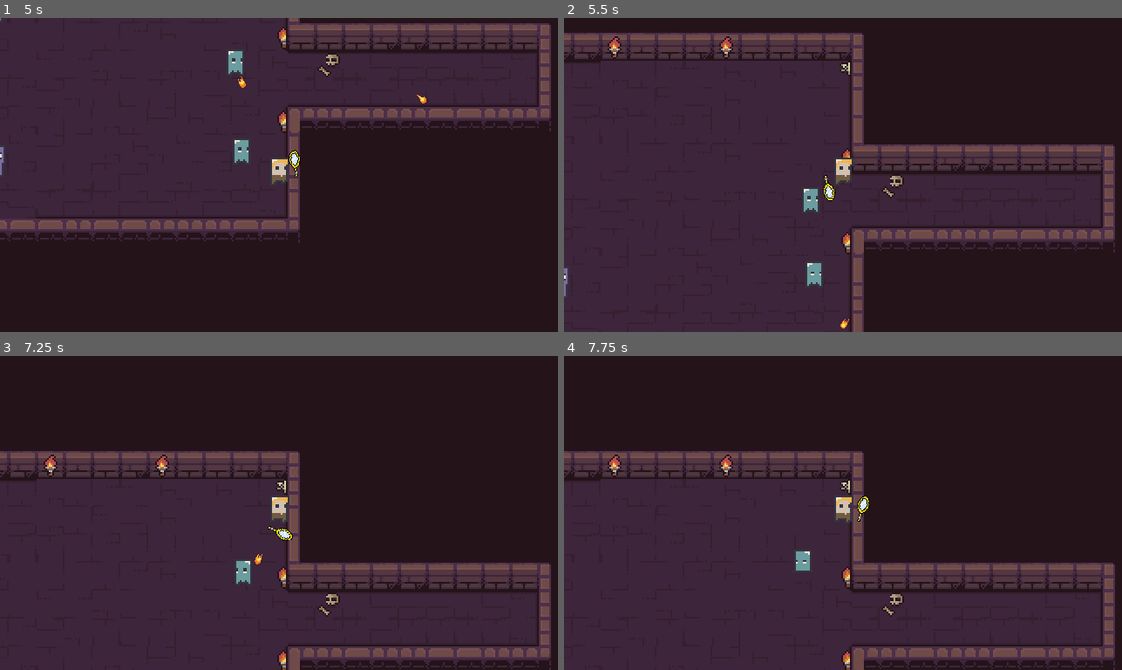
Above: before the commit, frames 1-4 (two rows, left to right).
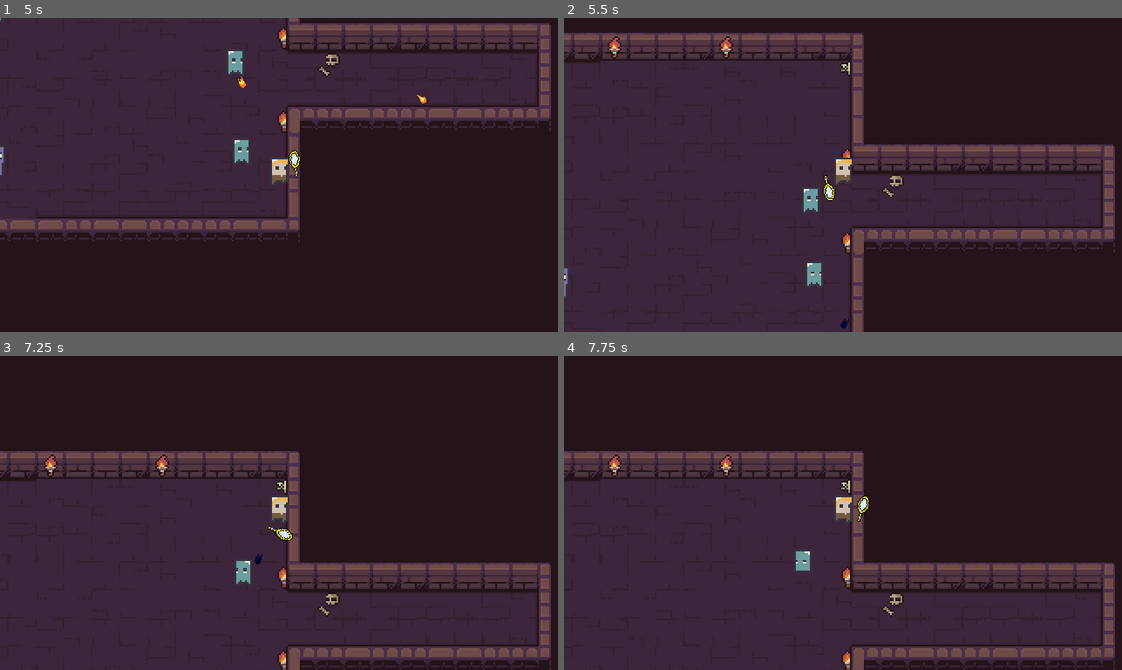
Above: after the commit, the same moments.

Repository: Z3BINI/mirror-attack
Game: Godot game, scene res://scenes/levels/level_7.tscn
The game is run twice, just before and just after one commit, with the same random seed, the same clock (stepped at 60 frames per second) and the same inputs. The project has no main scene, so this scene is started directly.
Inputs (mouse positions are in pixels of both pictures, inside the frame that each line leads up to):
- Up to frame 1 (5 s): tap Enter at 0.5, 2 s; move the mouse to (251, 237) at 0.52 s; hold W (move_up) 0.53-2.03 s; tap F (dash) at 0.6, 2.85 s; tap Space at 1.25 s; move the mouse to (446, 222) at 1.27 s; tap E (interact) at 1.35 s; move the mouse to (111, 127) at 2.02 s; hold Shift (sprint) 2.03-2.78 s; hold A (move_left) 2.03-3.53 s; move the mouse to (306, 175) at 2.77 s; move the mouse to (195, 96) at 3.52 s; hold S (move_down) 3.53-4.28 s; hold E (interact) 3.53-4.28 s; move the mouse to (401, 159) at 4.27 s; hold D (move_right) from 4.28 s (still down); tap Shift (sprint) at 4.35 s
- Up to frame 2 (5.5 s): move the mouse to (731, 190) at 5.02 s; release D (move_right) at 5.03 s; hold W (move_up) from 5.03 s (still down); tap F (dash) at 5.1 s
- Up to frame 3 (7.25 s): move the mouse to (334, 443) at 5.77 s; release W (move_up) at 5.78 s; hold D (move_right) from 5.78 s (still down); tap E (interact) at 5.85 s; move the mouse to (251, 575) at 6.52 s; hold Shift (sprint) from 6.53 s (still down)
- Up to frame 4 (7.75 s): keep holding D (move_right); move the mouse to (1010, 560) at 7.27 s; release Shift (sprint) at 7.28 s; tap F (dash) at 7.35 s

Frame 1 is identical in both runs. In frame 2, less than 0.1% of the frame differs, in the area x 49-52%, y 95-99%; in frame 3, less than 0.1%, in the area x 45-48%, y 63-67%; in frame 4, nothing differs.

Commit message:
Hot balls dont hurt player and are blue

Diff:
--- a/scripts/components/hurt_box.gd
+++ b/scripts/components/hurt_box.gd
@@ -4,6 +4,7 @@
 
 func _on_area_entered(area):
 	if (get_parent().is_in_group("enemy") and (!area.is_hot or get_parent().vanish_immunity)): return
+	if (get_parent().name == "Player" and area.is_hot): return
 	take_dmg(area.DMG_AMOUNT, area.global_position)
 	area.get_parent().queue_free()
 
--- a/scripts/projectiles/fire_ball.gd
+++ b/scripts/projectiles/fire_ball.gd
@@ -26,6 +26,7 @@
 func _on_body_entered(body):
 	bounce_counter += 1
 	if body.name == "ReflectDetect":
+		modulate = Color(0, 0, 1, 1)
 		damage_box.is_hot = true
 
 
